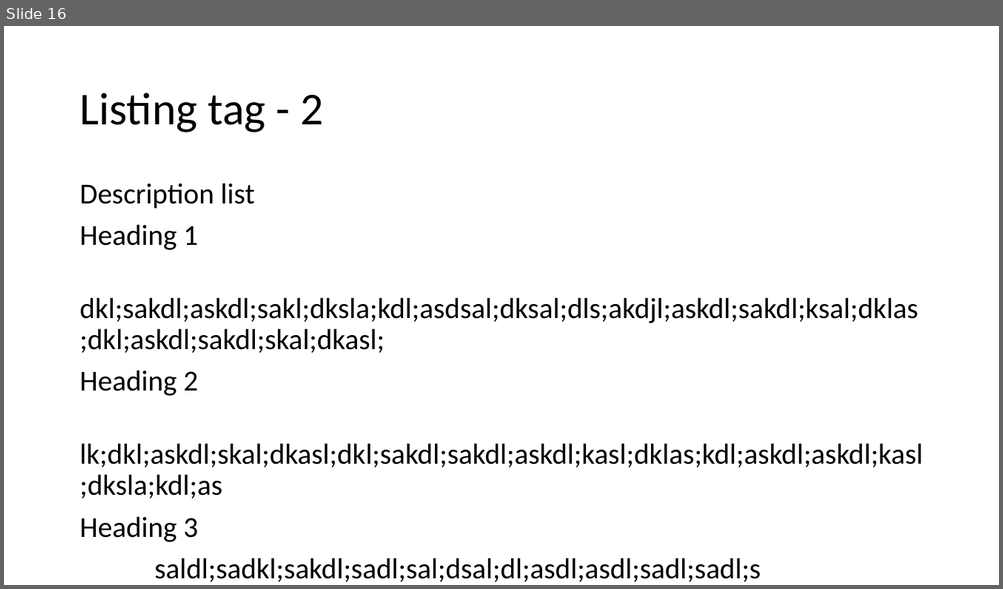
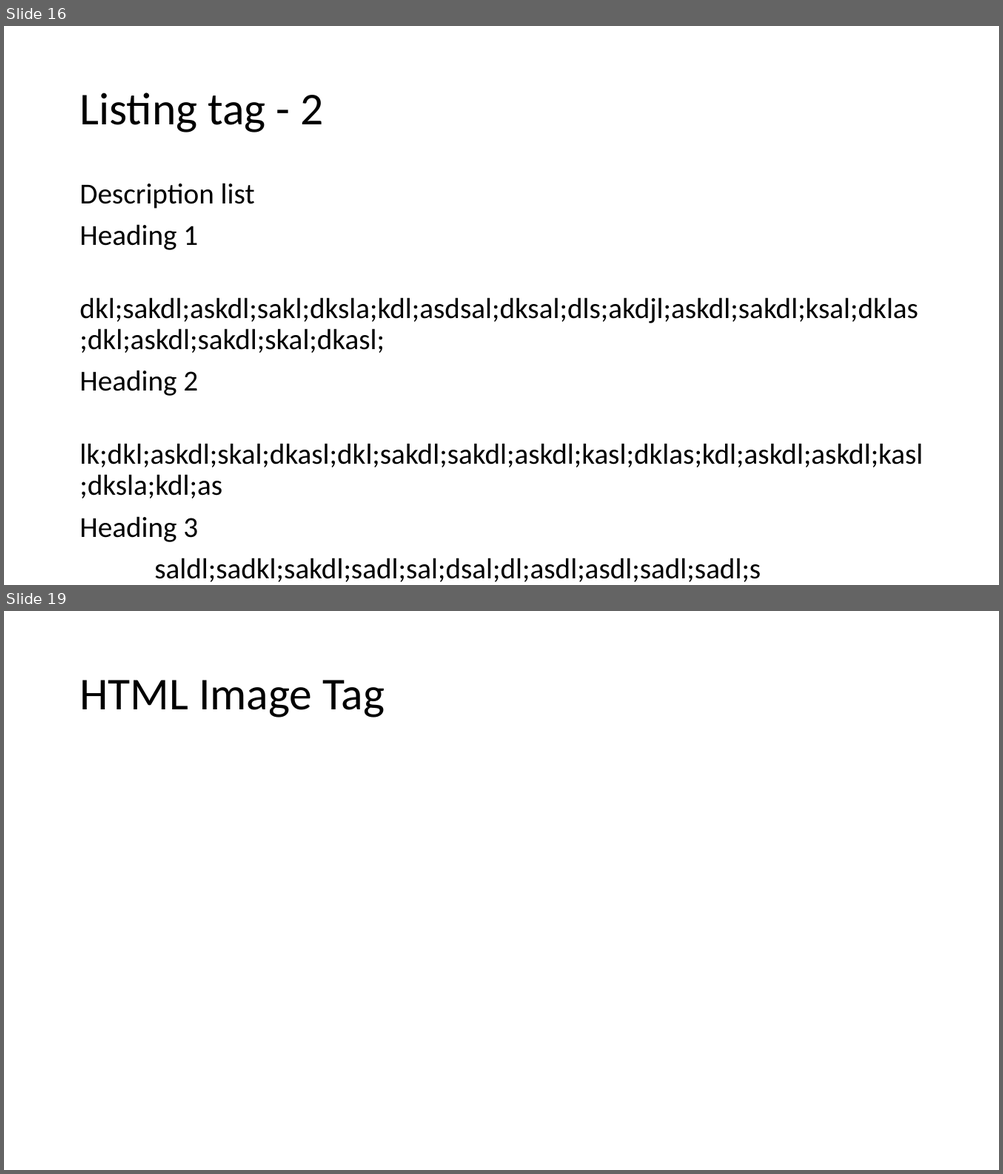
Before and after one commit to PiyushChaturvedii/Batch05, a slide deck: HTML.pptx. Shown one above the other, each under a label of ours: slide 16 before the commit, slides 16 and 19 after it; the slides between them are not shown. The pictures are 1003x589 and 1003x1174 pixels, drawn with LibreOffice and Linux fonts; fonts in the diff are those of the drawing. Boxes give left, top, right and bottom in pixels: in the first picture for what was removed or moved away, otherwise in the second. Text is boxed around its words. In the diff, an @@ line names an element or a change of style, - is before the commit and + after.

```diff
--- a/HTML.pptx
+++ b/HTML.pptx
@@ slide 19 added at box(4, 611, 999, 1170), background #FFFFFF @@
@@ title added at box(79, 680, 385, 718), 44 pt, text #000000 @@
+HTML Image Tag
```
Also in this commit, not shown: 3 other slides added, 6 other files.
